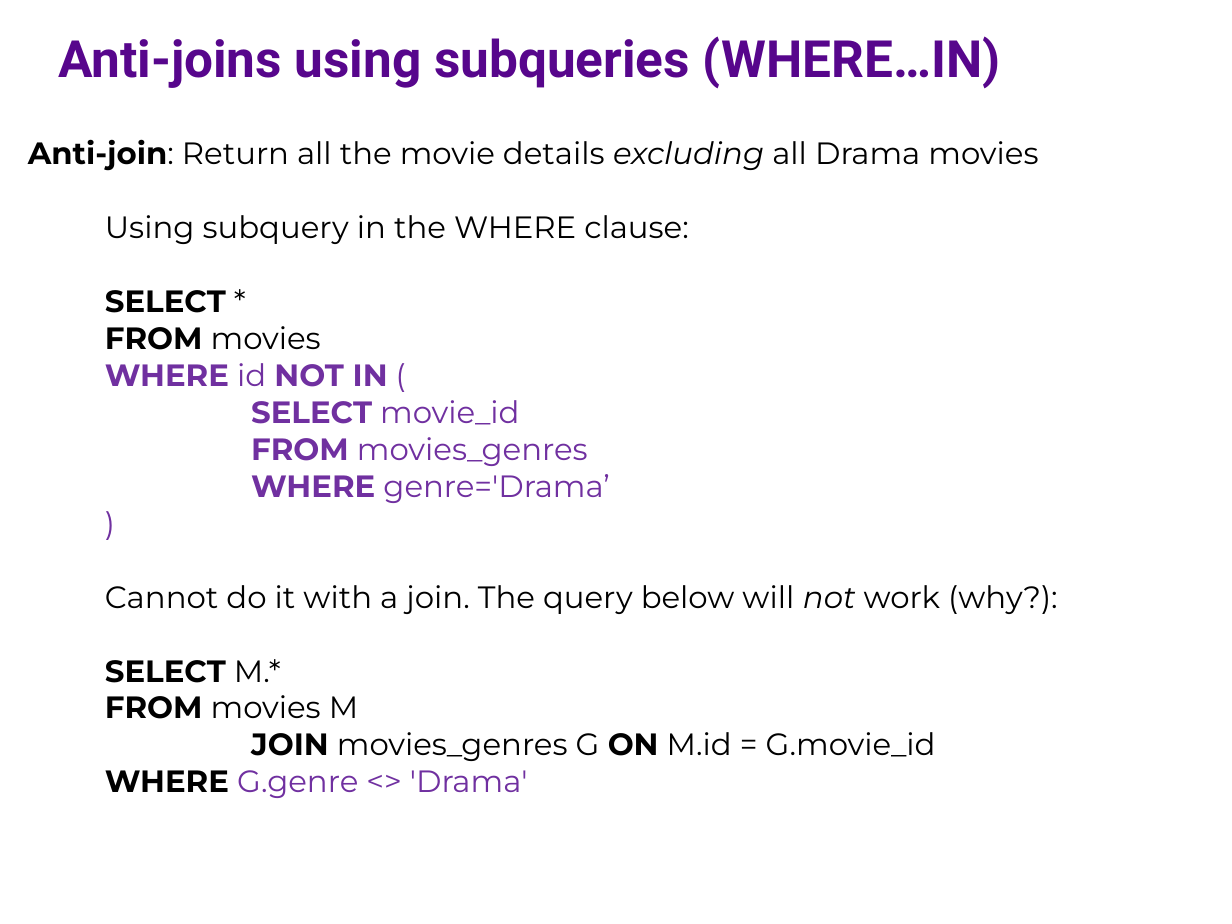
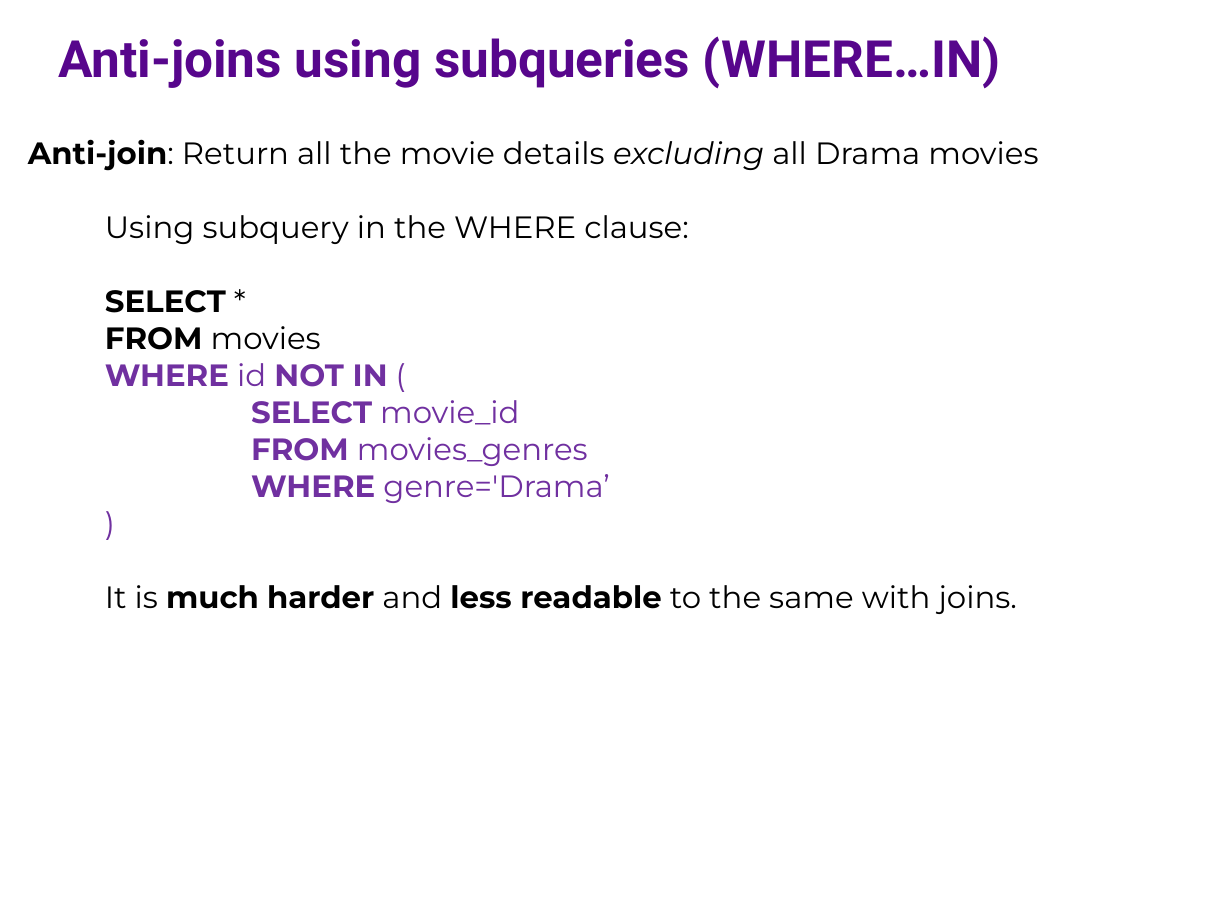
Before and after one commit to ipeirotis/introduction-to-databases, a slide deck: slide 11 of session6/F-SQL_Subqueries.pptx (slide 17 before the commit). Drawn at 1232x924 pixels with LibreOffice and Linux fonts; fonts in the diff are those of the drawing. Boxes give left, top, right and bottom in pixels: in the first picture for what was removed or moved away, otherwise in the second. Text is boxed around its words. In the diff, an @@ line names an element or a change of style, - is before the commit and + after.

```diff
--- a/session6/F-SQL_Subqueries.pptx
+++ b/session6/F-SQL_Subqueries.pptx
@@ text at <box>105,585,1017,614</box>: text changed @@
-  Cannot do it with a join. The query below will not work (why?):
-  SELECT M.*
-  FROM movies M
-  JOIN movies_genres G ON M.id = G.movie_id
-  WHERE G.genre <> 'Drama'
+  It is much harder and less readable to the same with joins.
```
Also in this commit, not shown: 4 other slides changed, 7 slides added, 4 slides removed.
